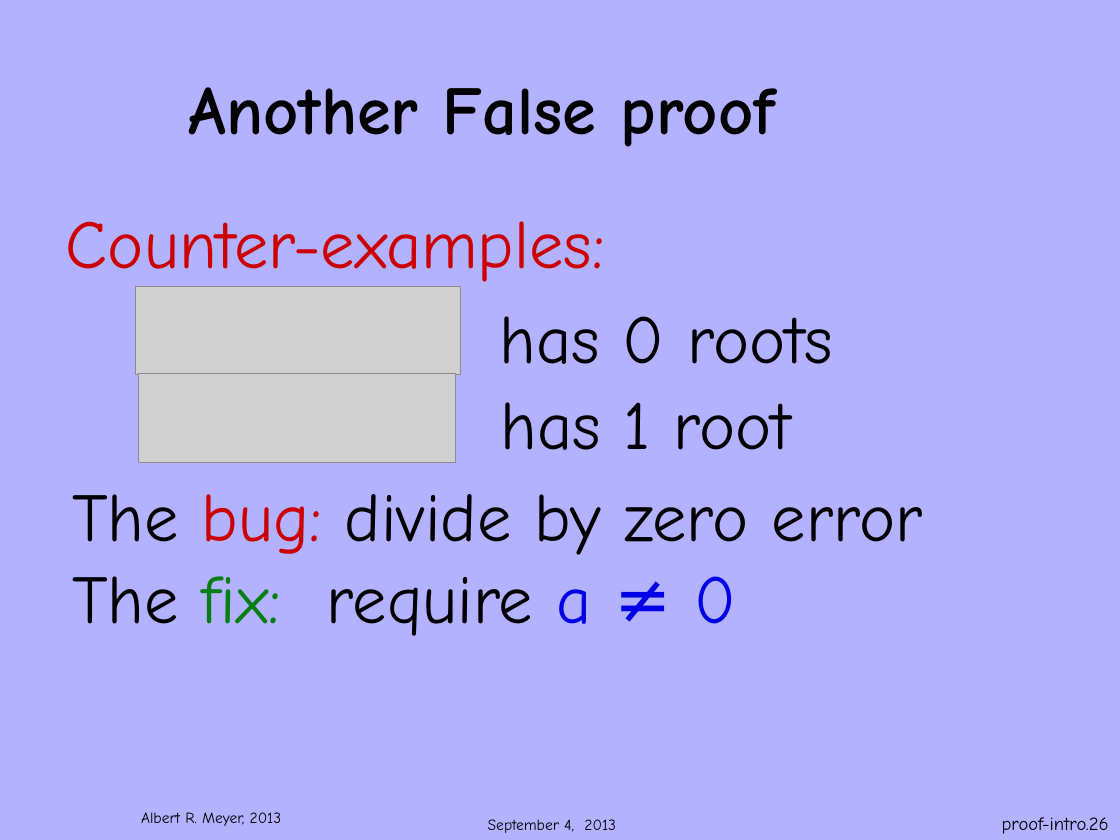
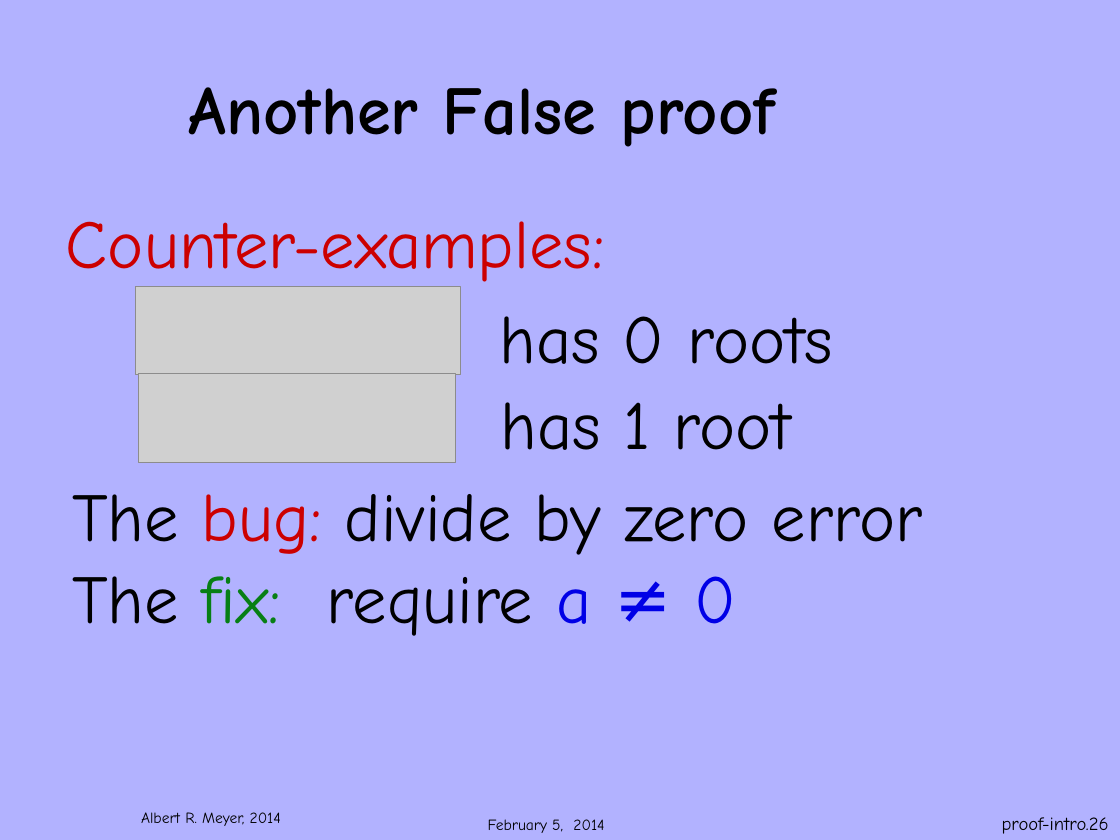
Before and after one commit to armeyer/mcs_web, a slide deck: slide 26 of spring14/slidesS14/6042S14welcome.pptx. Drawn at 1120x840 pixels with LibreOffice and Linux fonts; fonts in the diff are those of the drawing; grey boxes stand for pictures; background and template pictures are left out. Boxes give left, top, right and bottom in pixels: in the first picture for what was removed or moved away, otherwise in the second. Text is boxed around its words. In the diff, an @@ line names an element or a change of style, - is before the commit and + after.

```diff
--- a/spring14/slidesS14/6042S14welcome.pptx
+++ b/spring14/slidesS14/6042S14welcome.pptx
@@ text at (x1=141, y1=812, x2=281, y2=826): text changed @@
-Albert R. Meyer, 2013
+Albert R. Meyer, 2014
@@ text at (x1=488, y1=819, x2=604, y2=833): text changed @@
-September 4, 2013
+February 5, 2014
```
Also in this commit, not shown: 32 other slides changed, 2 other files.
